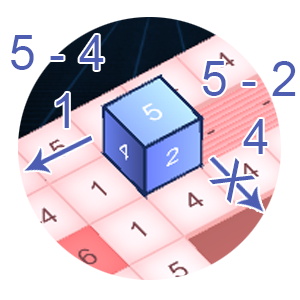
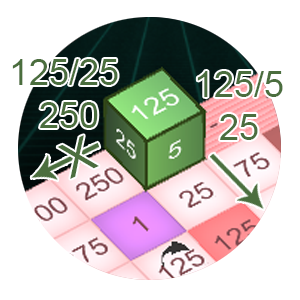
Layer changes from the first 300x300 image to the second:
added group "Group 2 copy 2" with 8 layers above "Group 2 copy" over [12, 17, 283, 280]
added layer "125/5 25" in group "Group 2 copy 2" over [197, 71, 283, 140]
added layer "125/25 250" in group "Group 2 copy 2" over [12, 59, 118, 128]
added layer "X copy" (1st of 3, in "Group 2 copy 2") in group "Group 2 copy 2" over [57, 135, 99, 179]
added layer "Layer 6 copy" (1st of 3, in "Group 2 copy 2") in group "Group 2 copy 2" over [209, 153, 264, 210]
added layer "Shape 1 copy 2" (1st of 3, in "Group 2 copy 2") in group "Group 2 copy 2" over [31, 142, 100, 181]
added layer "Layer 9" in group "Group 2 copy 2" over [18, 17, 281, 280]
added layer "Layer 8" (1st of 2, in "Group 2 copy 2") in group "Group 2 copy 2" over [18, 17, 281, 280]
hid group "Group 2" (6 layers) over [11, 17, 296, 280]
